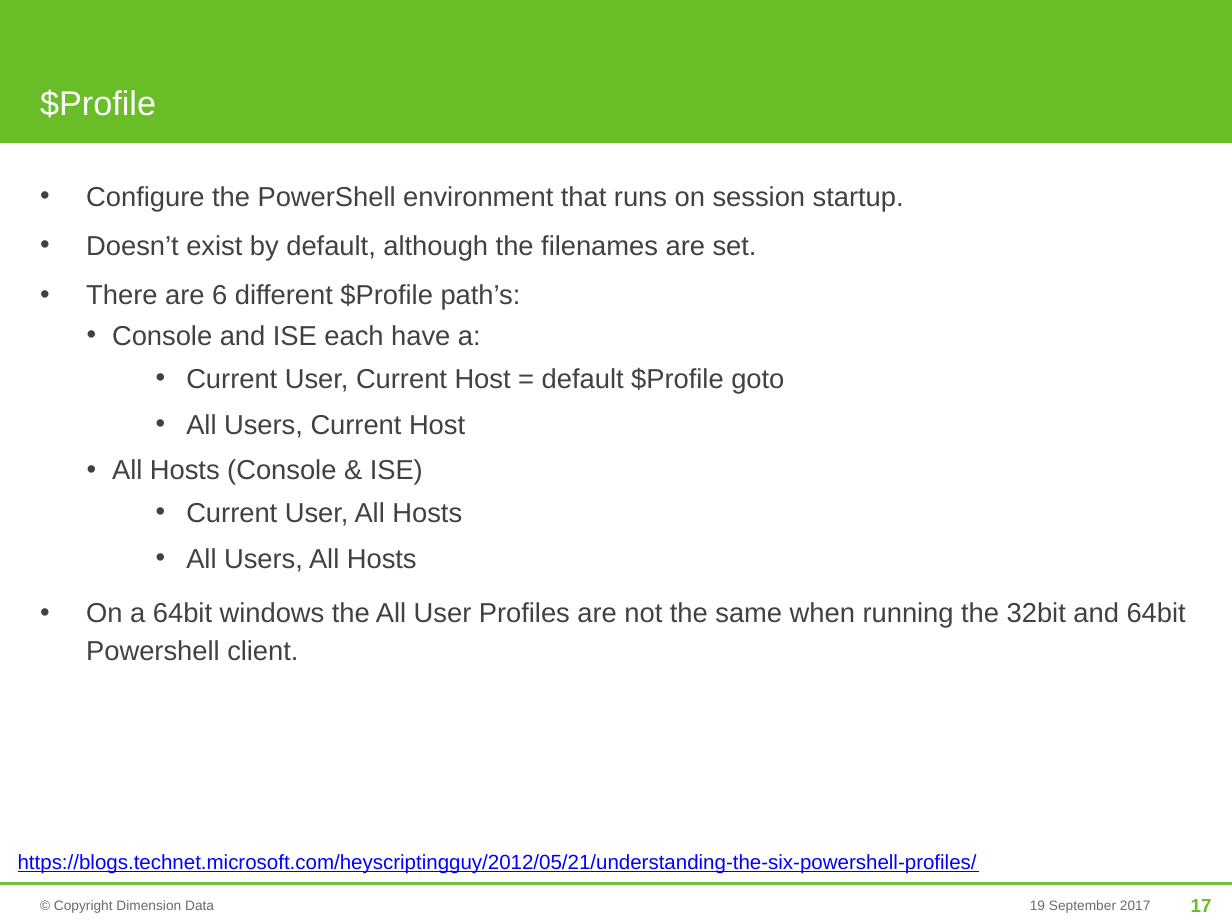
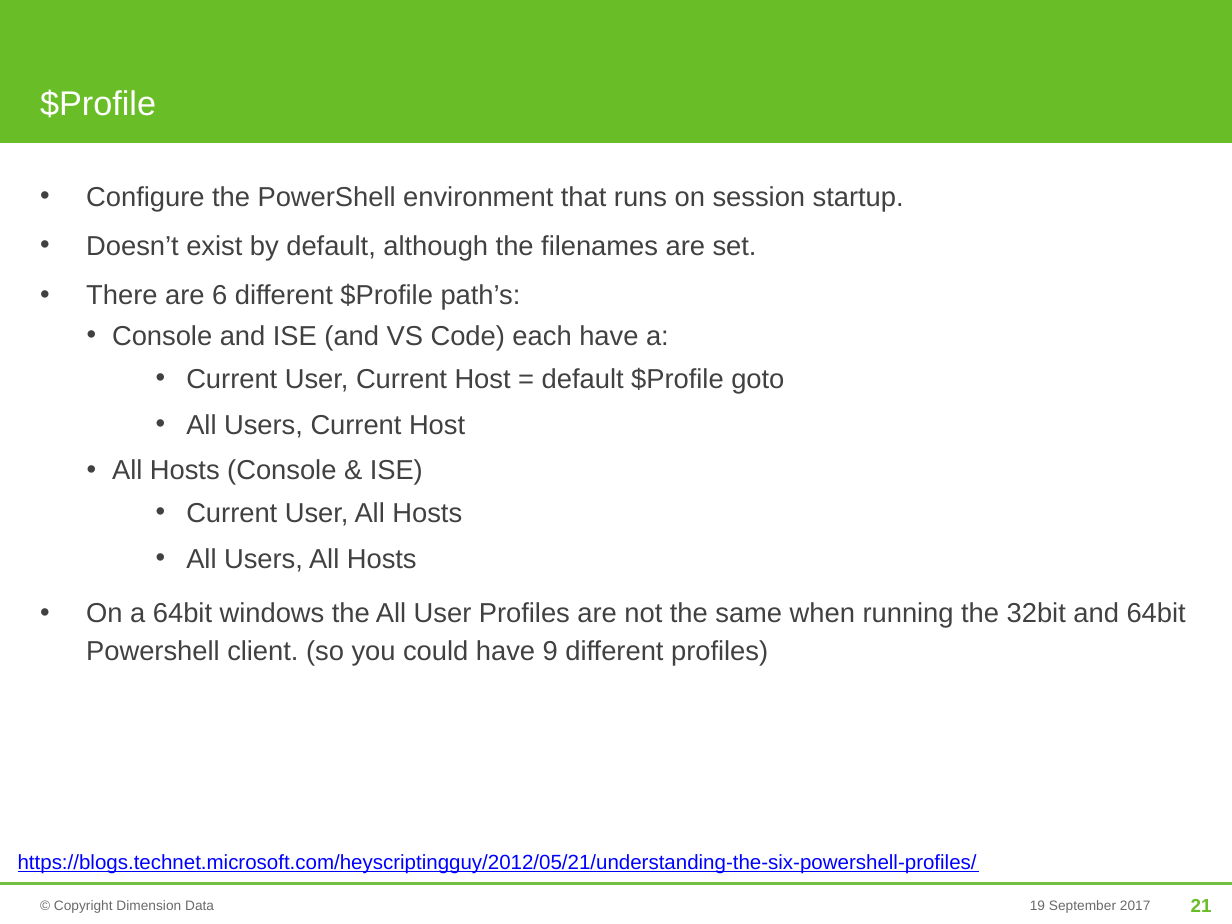
Before and after one commit to mjrio/mjr-tooling-poweshell, a slide deck: slide 21 of BasicPowerShell.pptx (slide 17 before the commit). Drawn at 1232x924 pixels with LibreOffice and Linux fonts; fonts in the diff are those of the drawing; background and template pictures are left out. Boxes give left, top, right and bottom in pixels: in the first picture for what was removed or moved away, otherwise in the second. Text is boxed around its words. In the diff, an @@ line names an element or a change of style, - is before the commit and + after.

```diff
--- a/BasicPowerShell.pptx
+++ b/BasicPowerShell.pptx
@@ text at box(112, 325, 669, 351): text changed @@
-    • Console and ISE each have a:
+    • Console and ISE (and VS Code) each have a:
@@ text at box(86, 602, 1186, 666): text changed @@
-• On a 64bit windows the All User Profiles are not the same when running the 32bit and 64bit Powershell client.
+• On a 64bit windows the All User Profiles are not the same when running the 32bit and 64bit Powershell client. (so you could have 9 different profiles)
@@ page number at box(1191, 899, 1212, 912): text changed @@
-17
+21
```
Also in this commit, not shown: 7 other slides changed, 7 slides added.
